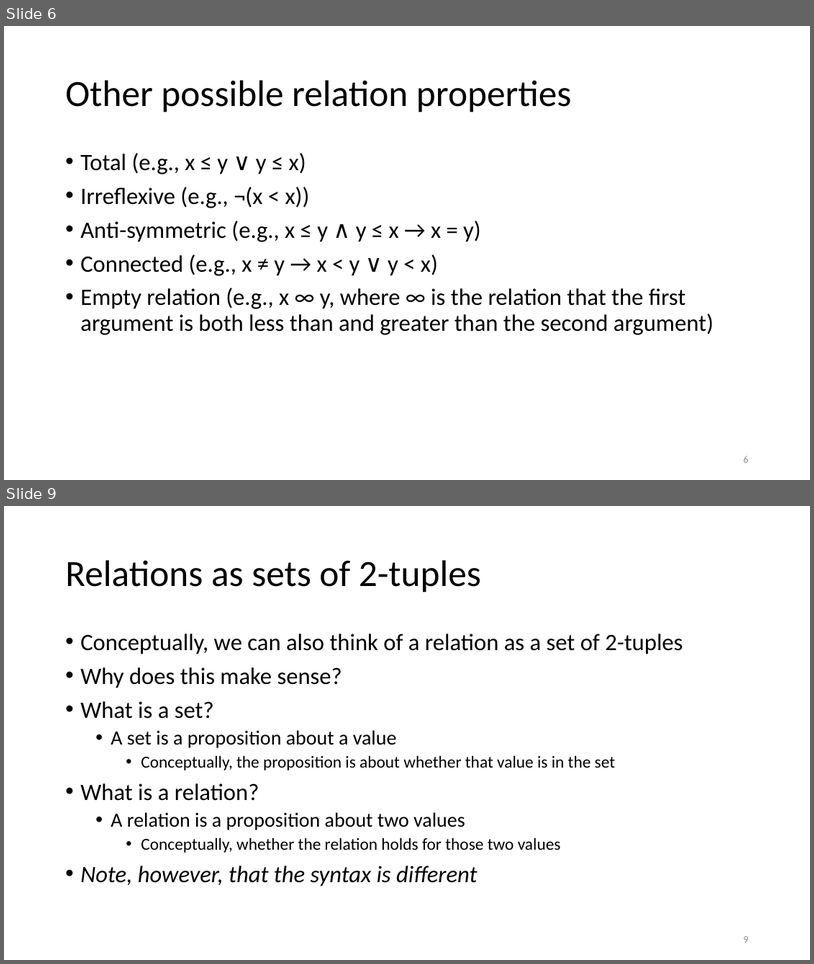
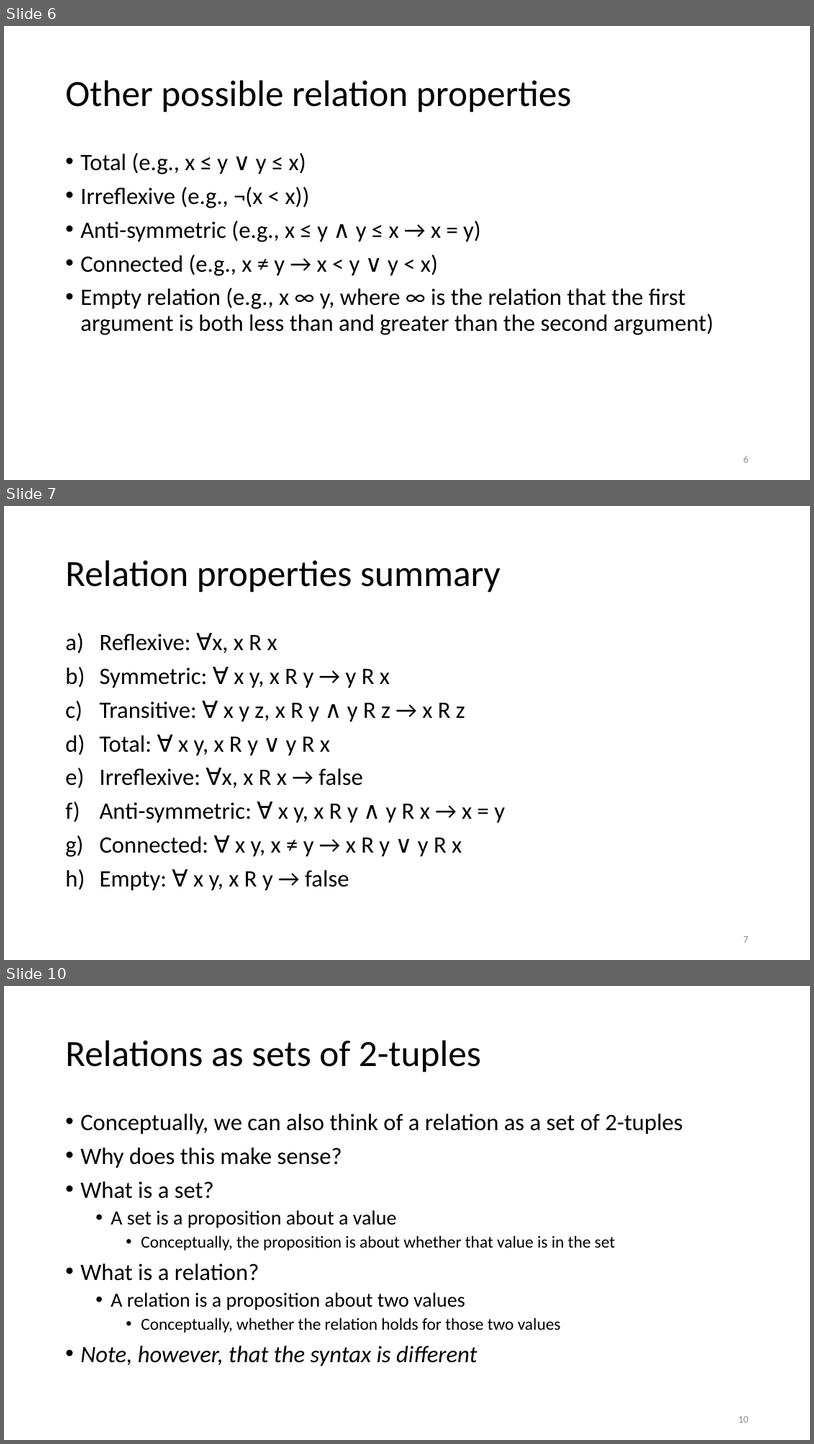
Before and after one commit to tcmch/cs-dm-lean, a slide deck: src/13_Relations/Relations.pptx. Shown one above the other, each under a label of ours: slides 6 and 9 before the commit, slides 6, 7 and 10 after it; the slides between them are not shown. The pictures are 814x964 and 814x1444 pixels, drawn with LibreOffice and Linux fonts; fonts in the diff are those of the drawing. Boxes give left, top, right and bottom in pixels: in the first picture for what was removed or moved away, otherwise in the second. Text is boxed around its words. In the diff, an @@ line names an element or a change of style, - is before the commit and + after.

Commit message:
Fixed slides for Relations

```diff
--- a/src/13_Relations/Relations.pptx
+++ b/src/13_Relations/Relations.pptx
@@ slide 7 added at [4,506,810,960], background #FFFFFF @@
@@ title added at [65,560,501,592], 44 pt, text #000000 @@
+Relation properties summary
@@ text added at [100,633,505,890], 28 pt, text #000000 @@
+a) Reflexive: ∀x, x R x
+b) Symmetric: ∀ x y, x R y → y R x
+c) Transitive: ∀ x y z, x R y ∧ y R z → x R z
+d) Total: ∀ x y, x R y ∨ y R x
+e) Irreflexive: ∀x, x R x → false
+f) Anti-symmetric: ∀ x y, x R y ∧ y R x → x = y
+g) Connected: ∀ x y, x ≠ y → x R y ∨ y R x
+h) Empty: ∀ x y, x R y → false
@@ page number added at [743,936,748,942], 12 pt, text #8C8C8C @@
+7
@@ what was slide 9 is now slide 10 @@
@@ page number at [738,1416,748,1422]: text changed @@
-9
+10
```
Also in this commit, not shown: 4 slides changed.
